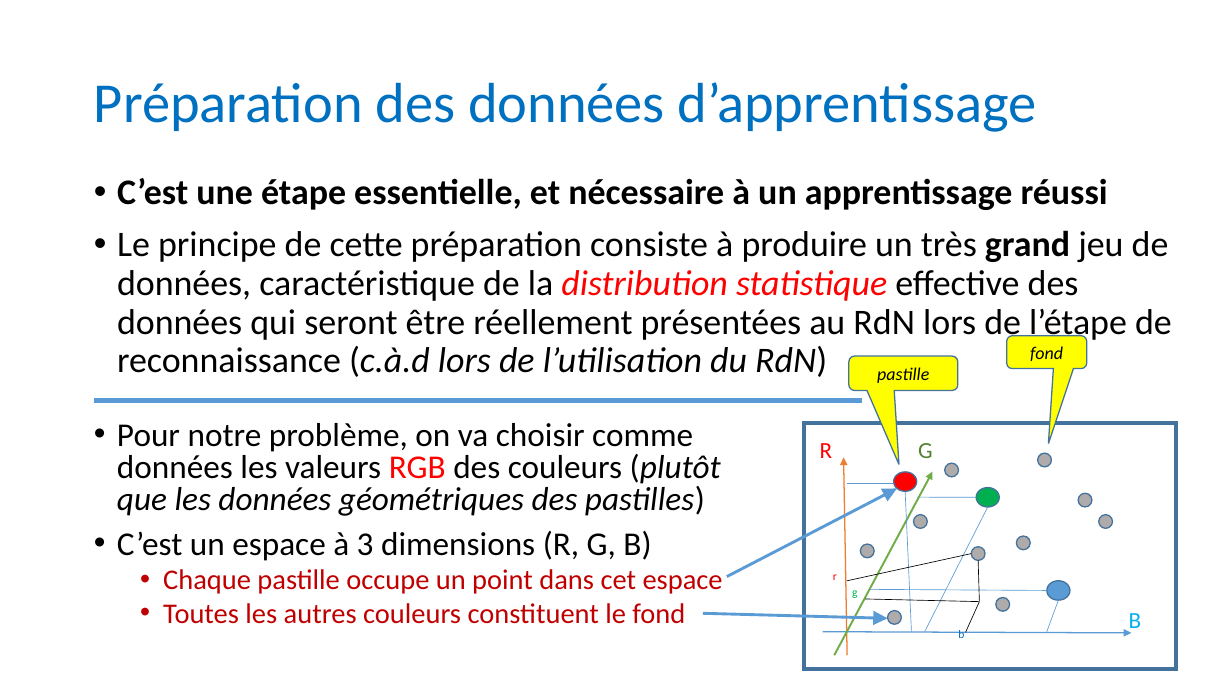
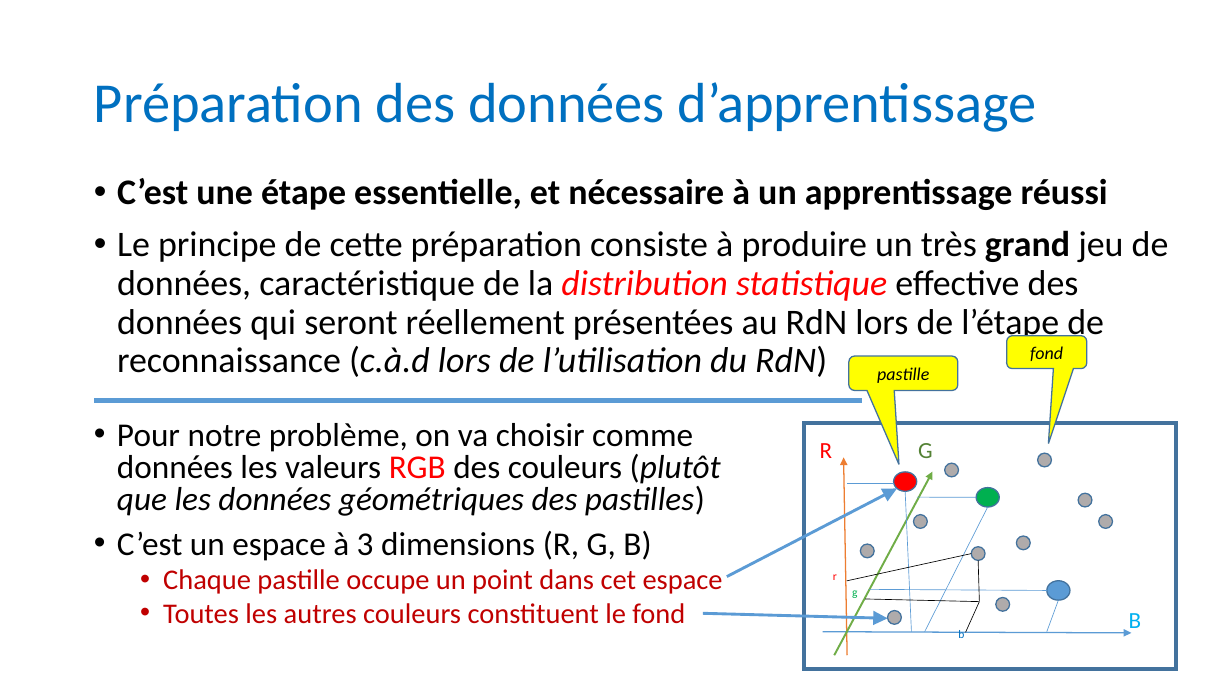
Before and after one commit to anumby-source/RobotServiceJeunesse2023, a slide deck: slide 6 of TCS34725/Apprentissage pour Les pastilles.pptx. Drawn at 1232x693 pixels with LibreOffice and Linux fonts; fonts in the diff are those of the drawing. Boxes give left, top, right and bottom in pixels: in the first picture for what was removed or moved away, otherwise in the second. Text is boxed around its words. In the diff, an @@ line names an element or a change of style, - is before the commit and + after.

```diff
--- a/TCS34725/Apprentissage pour Les pastilles.pptx
+++ b/TCS34725/Apprentissage pour Les pastilles.pptx
@@ text at <box>117,230,1169,377</box>: text changed @@
-• Le principe de cette préparation consiste à produire un très grand jeu de données, caractéristique de la distribution statistique effective des données qui seront être réellement présentées au RdN lors de l’étape de reconnaissance (c.à.d lors de l’utilisation du RdN)
+• Le principe de cette préparation consiste à produire un très grand jeu de données, caractéristique de la distribution statistique effective des données qui seront réellement présentées au RdN lors de l’étape de reconnaissance (c.à.d lors de l’utilisation du RdN)
```
Also in this commit, not shown: 6 other slides changed, 1 other file.
